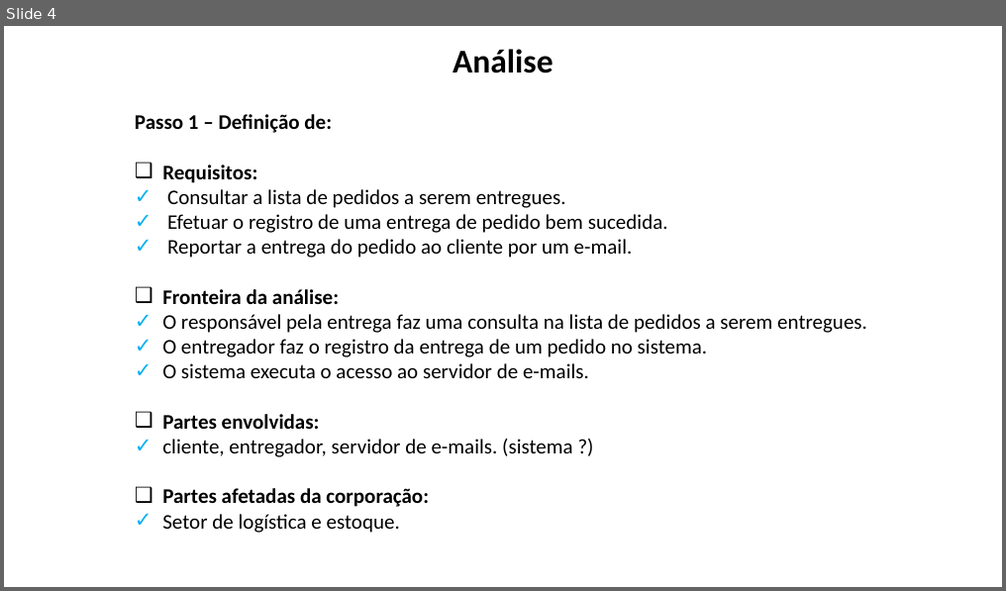
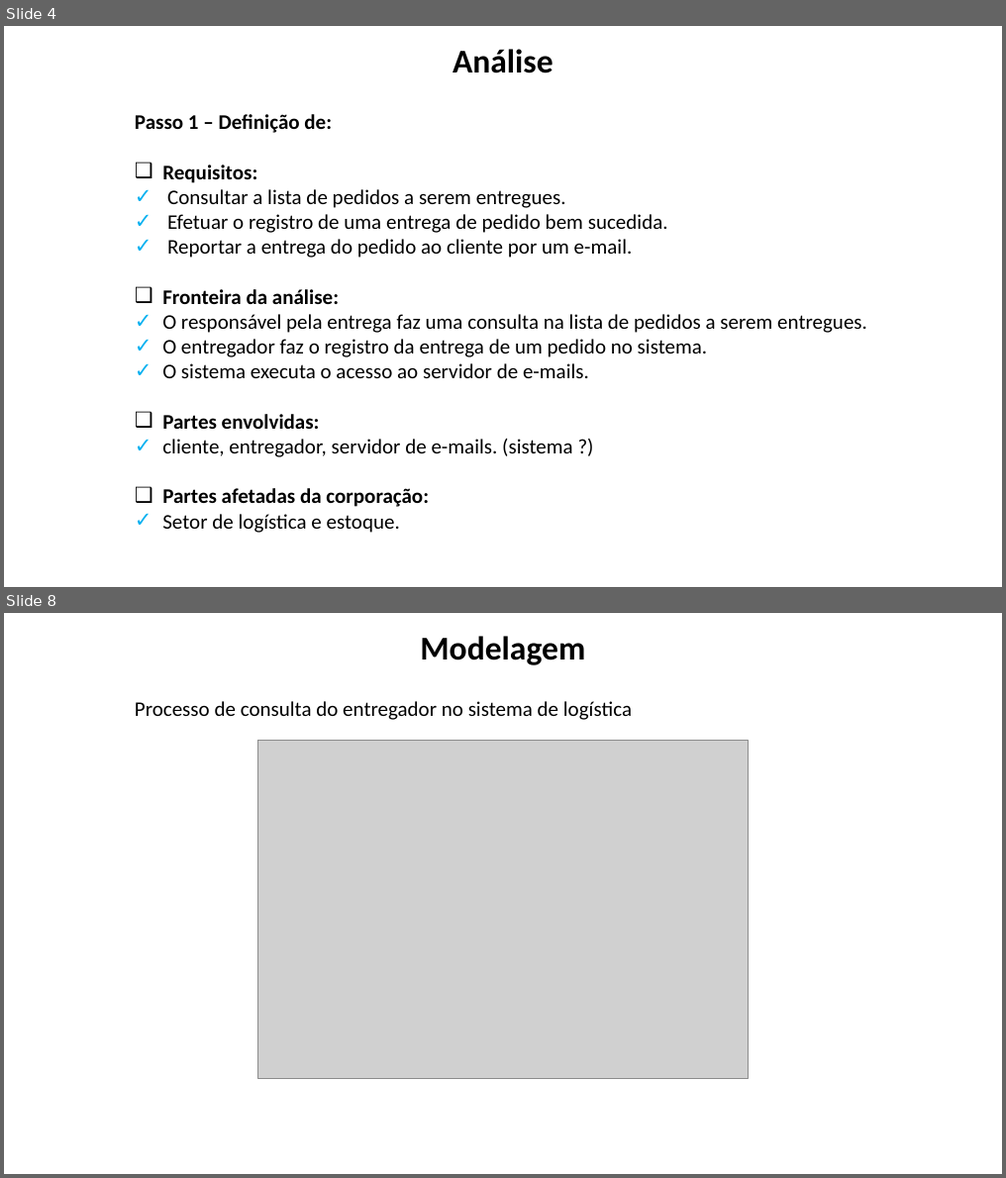
Before and after one commit to dm112-dupla/final-project, a slide deck: Trabalho 1 - DM112.pptx. Shown one above the other, each under a label of ours: slide 4 before the commit, slides 4 and 8 after it; the slides between them are not shown. The pictures are 1006x591 and 1006x1178 pixels, drawn with LibreOffice and Linux fonts; fonts in the diff are those of the drawing; grey boxes stand for pictures; background and template pictures are left out. Boxes give left, top, right and bottom in pixels: in the first picture for what was removed or moved away, otherwise in the second. Text is boxed around its words. In the diff, an @@ line names an element or a change of style, - is before the commit and + after.

```diff
--- a/Trabalho 1 - DM112.pptx
+++ b/Trabalho 1 - DM112.pptx
@@ slide 8 added at bbox=[4, 613, 1002, 1174], background picture (left out) @@
@@ text added at bbox=[420, 636, 585, 665], 32 pt, text #000000, bold @@
+Modelagem
@@ text added at bbox=[135, 701, 632, 720], 20 pt, text #000000 @@
+Processo de consulta do entregador no sistema de logística
@@ picture added at bbox=[258, 741, 748, 1078] @@
```
Also in this commit, not shown: 4 slides changed, 10 other slides added, 4 slides removed.
